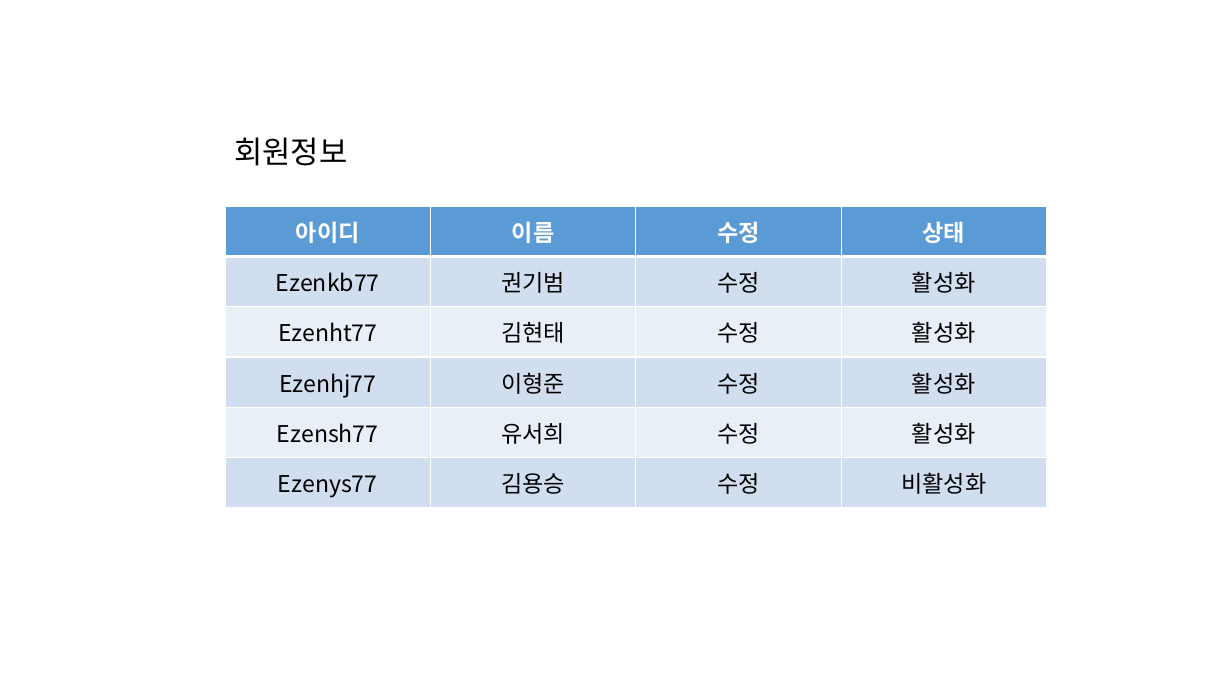
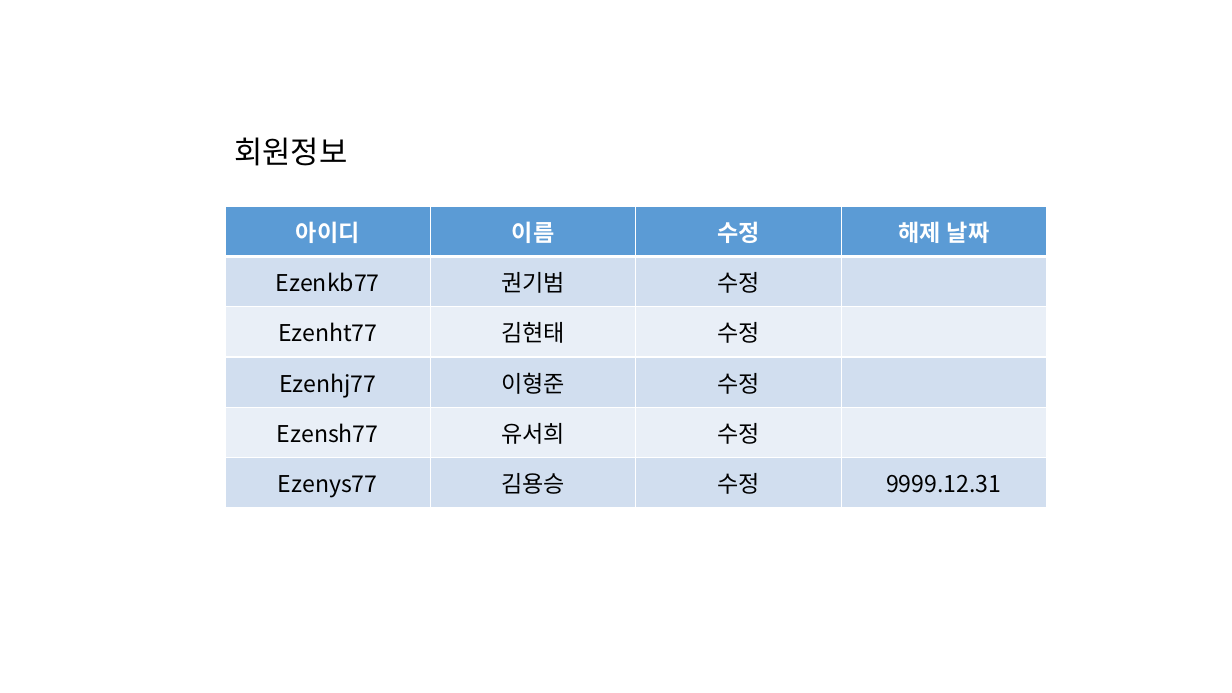
Before and after one commit to ezenteam2/e-Zone, a slide deck: slide 13 of gr2_kkb/기범- 화면설계(Project5).pptx (slide 14 before the commit). Drawn at 1232x693 pixels with LibreOffice and Linux fonts; fonts in the diff are those of the drawing. Boxes give left, top, right and bottom in pixels: in the first picture for what was removed or moved away, otherwise in the second. Text is boxed around its words. In the diff, an @@ line names an element or a change of style, - is before the commit and + after.

```diff
--- a/gr2_kkb/기범- 화면설계(Project5).pptx
+++ b/gr2_kkb/기범- 화면설계(Project5).pptx
@@ table at (x1=226, y1=206, x2=1046, y2=508) @@
-row 1, column 4: 상태
+row 1, column 4: 해제 날짜
-row 2, column 4: 활성화
+row 2, column 4: 
-row 3, column 4: 활성화
+row 3, column 4: 
-row 4, column 4: 활성화
+row 4, column 4: 
-row 5, column 4: 활성화
+row 5, column 4: 
-row 6, column 4: 비활성화
+row 6, column 4: 9999.12.31
```
Also in this commit, not shown: 3 other slides changed, 1 slide removed, 1 other file.
